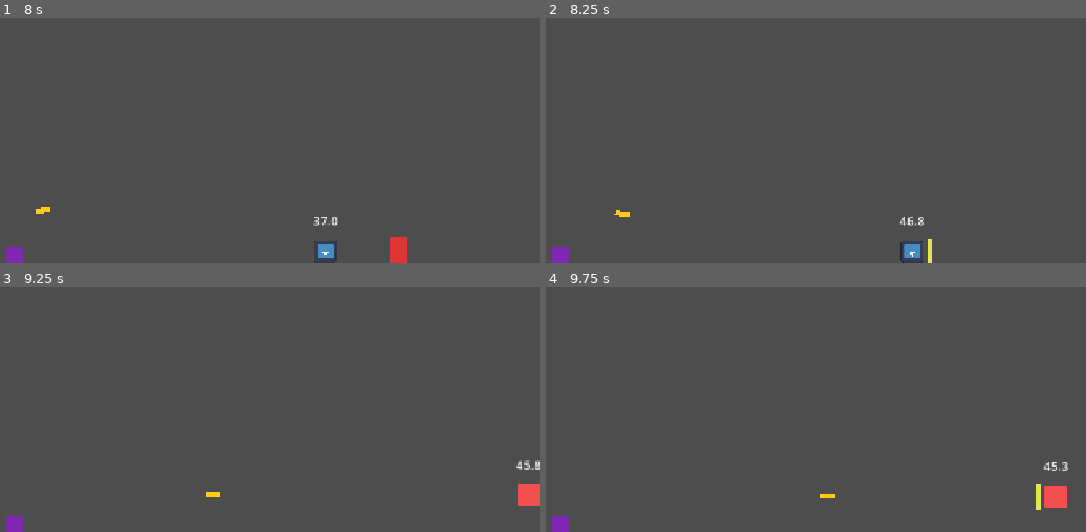
Above: before the commit, frames 1-4 (two rows, left to right).
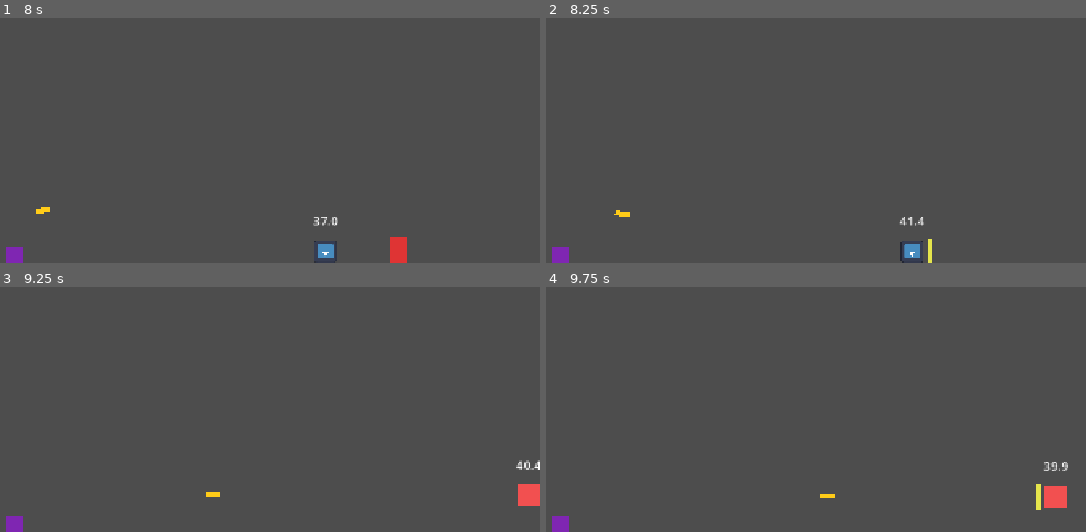
Above: after the commit, the same moments.

Repository: PACarniglia/count-hawk-down
Game: Godot game, scene res://scenes/map_template/map_template.tscn
The game is run twice, just before and just after one commit, with the same random seed, the same clock (stepped at 60 frames per second) and the same inputs. The engine's default icon, where the game draws it, is replaced by a stand-in: a white triangle on a blue panel in a dark square.
Inputs (mouse positions are in pixels of both pictures, inside the frame that each line leads up to):
- Up to frame 1 (8 s): tap Enter at 0.5 s; move the mouse to (outside the picture) at 0.52 s; hold D (move_right) 0.53-2.03 s; click (outside the picture) at 0.6 s; tap W (move_jump) at 0.77, 1.52, 3.02, 3.77, 4.52, 6.02, 6.77, 7.52 s; move the mouse to (outside the picture) at 1.27 s; click (outside the picture) at 1.35 s; move the mouse to (outside the picture) at 2.02 s; hold A (move_left) 2.03-2.78 s; click (outside the picture) at 2.1 s; move the mouse to (102, 128) at 2.77 s; hold D (move_right) 2.78-4.28 s; click (102, 128) at 2.85 s; move the mouse to (378, 106) at 3.52 s; click (378, 106) at 3.6 s; move the mouse to (outside the picture) at 4.27 s; hold A (move_left) 4.28-5.03 s; click (outside the picture) at 4.35 s; move the mouse to (178, 37) at 5.02 s; hold D (move_right) 5.03-5.78 s; click (178, 37) at 5.1 s; move the mouse to (outside the picture) at 5.77 s; hold A (move_left) 5.78-7.28 s; click (outside the picture) at 5.85 s; move the mouse to (outside the picture) at 6.52 s; click (outside the picture) at 6.6 s; move the mouse to (outside the picture) at 7.27 s; hold D (move_right) from 7.28 s (still down); click (outside the picture) at 7.35 s
- Up to frame 2 (8.25 s): keep holding D (move_right); move the mouse to (outside the picture) at 8.02 s; click (outside the picture) at 8.1 s
- Up to frame 3 (9.25 s): keep holding D (move_right); move the mouse to (102, 397) at 8.77 s; click (102, 397) at 8.85 s; tap W (move_jump) at 9.02 s
- Up to frame 4 (9.75 s): tap Space at 9.5 s; move the mouse to (924, 375) at 9.52 s; release D (move_right) at 9.53 s; hold A (move_left) from 9.53 s (still down); click (924, 375) at 9.6 s

Frame 1 is identical in both runs. In frame 2, less than 0.1% of the frame differs, in the area x 66-70%, y 81-85%; in frame 3, less than 0.1%; in frame 4, less than 0.1%, in the area x 92-97%, y 71-76%.

Commit message:
Adds randomly generated time per kill

Diff:
--- a/scenes/prefabs/player/player_controller.gd
+++ b/scenes/prefabs/player/player_controller.gd
@@ -21,7 +21,6 @@
 @export var damage_penalty_seconds: float = 5.0
 @export var iframes_duration: float = 1.5
 @export var flash_interval: float = 0.1
-@export var kill_bonus_seconds: float = 10.0
 @export var sword_duration: float = 0.18
 
 var coyote_timer: float = 0.0
@@ -36,6 +35,7 @@
 var flash_timer: float = 0.0
 var sword_timer: float = 0.0
 var _facing: float = 1.0
+
 
 @onready var timer_label: Label = $TimerLabel
 @onready var sword_hitbox: Area2D = $SwordHitbox
@@ -191,7 +191,7 @@
 
 
 func kill_enemy() -> void:
-	remaining_time += kill_bonus_seconds
+	remaining_time += RandomNumberGenerator.new().randf_range(3.0, 10.0)
 	_update_timer_label()
 
 
